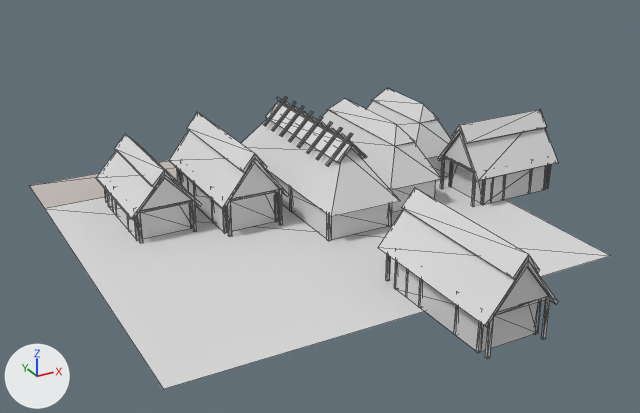
Renders of the OBJ model assets/stl_export/rr1w.obj from each side of a commit.
Before and after are seen from a 50 mm camera at (-25.8, -50.6, 25.7) aimed at (-0.1, -3.9, 2.4). Every picture has the same lights, and +X, +Y and +Z are marked at lower left. The first picture is the older version. Mesh edges are drawn as thin lines. Where no turn or scale is listed for an object, it has been applied to the vertices. Vertices at exactly the same position are counted once.

The first picture shows 'rr1w'.
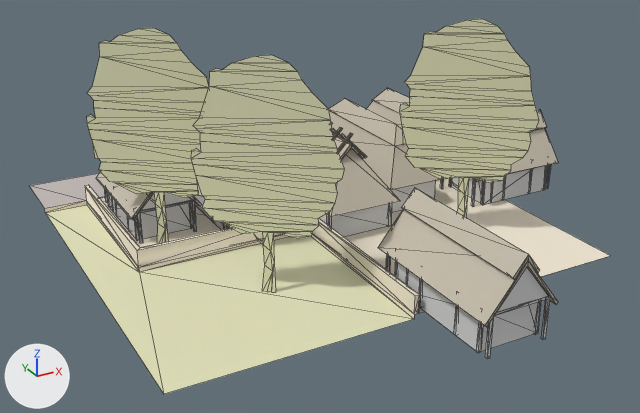
Diff of the bpy script that builds the scene:
```diff
--- a/assets/stl_export/rr1w.obj.py
+++ b/assets/stl_export/rr1w.obj.py
@@ mat_cortyard @@
+mat_cortyard = principled_material('cortyard')
+mat_cortyard.base_color = (0.878, 0.792, 0.651)  # pale yellow #f1e6d3
+mat_cortyard.roughness = 1.0
@@ mat_w @@
+mat_w = principled_material('w')
+mat_w.base_color = (0.757, 0.757, 0.502)  # beige #e2e2bc
+mat_w.roughness = 1.0
@@ mat_straw @@
+mat_straw = principled_material('straw')
+mat_straw.base_color = (0.569, 0.514, 0.42)  # light grey #c7bead
+mat_straw.roughness = 1.0
@@ me_rr1w @@
 # used by ob_rr1w; location = (0.0, 0.0, 0.0)
-me_rr1w.from_pydata(...)  # 936 vertices, 1460 faces; spans x -15.0..19.4, y -20.7..15.0, z 0.0..6.5
+me_rr1w.from_pydata(...)  # 1163 vertices, 1714 faces; spans x -15.0..19.4, y -20.7..15.0, z -0.3..14.4
+# me_rr1w part 1: a new loose piece of 67 vertices spanning x -13.1..-6.2, y -2.9..2.7, z 0.0..14.4, in mat_w (beige #e2e2bc)
+# me_rr1w part 2: a new loose piece of 67 vertices spanning x -9.3..-2.5, y -11.0..-5.5, z -0.3..14.1, in mat_w (beige #e2e2bc)
+# me_rr1w part 3: a new loose piece of 67 vertices spanning x 5.4..12.2, y -10.2..-4.6, z 0.0..14.4, in mat_w (beige #e2e2bc)
+# me_rr1w part 4
+# 1 vertex is removed from x -15.0, y -15.0, z 0.0
+# 4 faces are deleted
+# 18 vertices are added at x -15.0..0.2, y -15.0..10.0, z -0.3..1.2
+# 9 new vertices lie (0.0, 0.0, 1.2) away from vertices in x -12.0..0.2, y -15.0..10.0, z 0.0
+# 45 new faces join them, mat_cortyard (pale yellow #f1e6d3)
+# 4 new faces join them, mat_road (light grey #c2bab6)
+# 5 new faces join them, mat_w (beige #e2e2bc)
+# me_rr1w part 5: 424 faces spanning x -11.3..19.4, y -20.7..10.0, z 1.8..6.5 switch from mat_default (light grey #dadada) to mat_straw (light grey #c7bead)
 me_rr1w.materials.append(mat_road)
+me_rr1w.materials.append(mat_cortyard)  # pale yellow #f1e6d3
+me_rr1w.materials.append(mat_w)  # beige #e2e2bc
```

Where the change shows, as pixel boxes (x1, y1, x2, y2) in the pictures (640 x 413 px):
'rr1w', reshaped (25% taller)
    before: (30, 88, 610, 389)
    after: (30, 19, 610, 394)
part 1 of me_rr1w, added (beige)
    after: (87, 28, 209, 244)
part 2 of me_rr1w, added (beige)
    after: (191, 55, 344, 292)
part 3 of me_rr1w, added (beige)
    after: (400, 19, 539, 217)
part 4 of me_rr1w, cut back
    before: (30, 161, 610, 389)
    after: (30, 173, 610, 394)
part 5 of me_rr1w, recoloured
    both: (96, 88, 558, 327)
